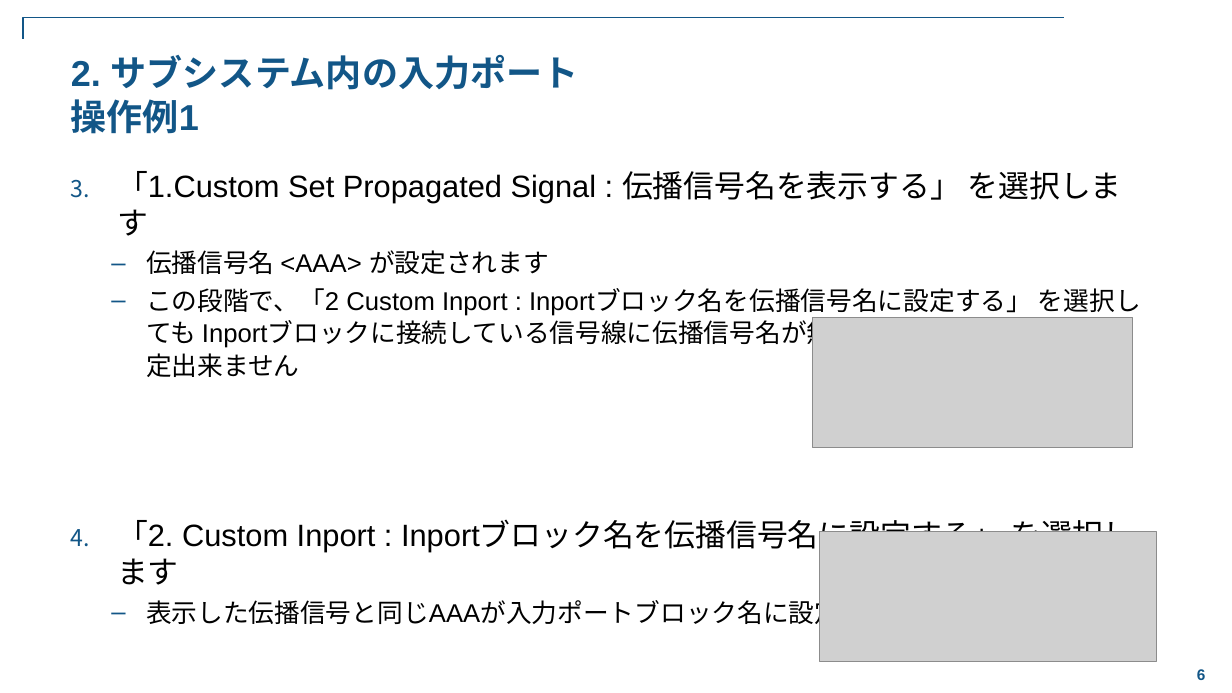
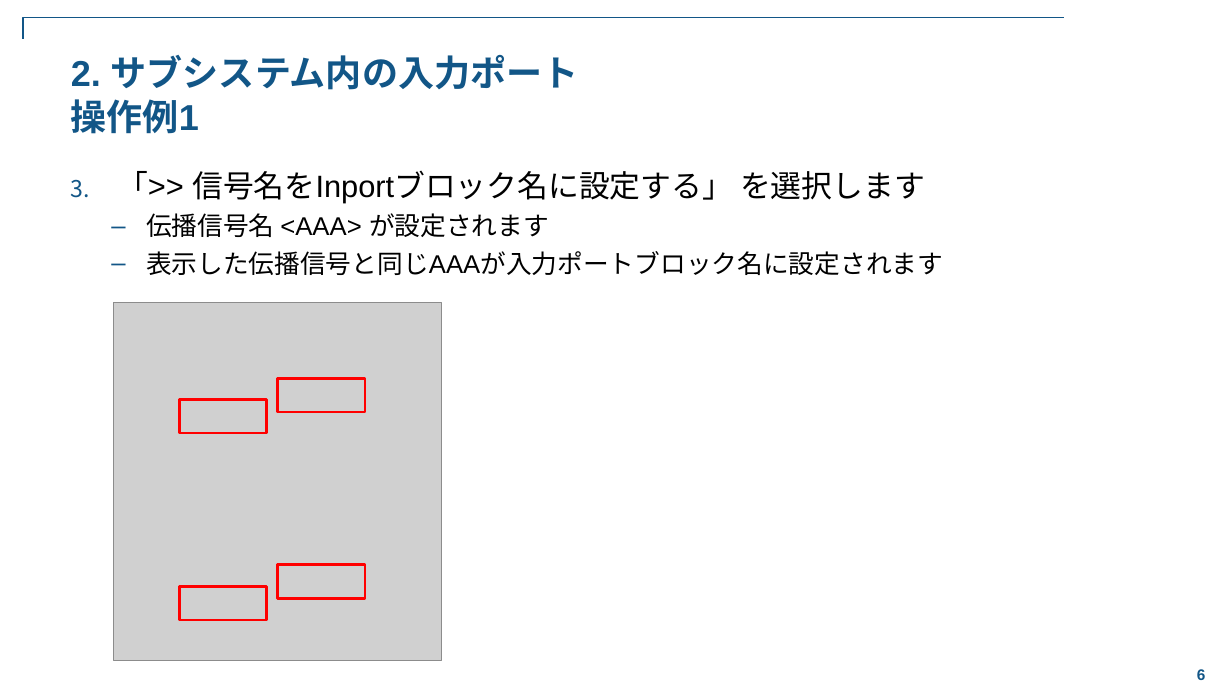
Before and after one commit to stozaki-mathworks/SetInheritedPortName-Simulink-Utility, a slide deck: slide 6 of doc/Simulink_Utility_SetInheritedPortName.pptx. Drawn at 1232x693 pixels with LibreOffice and Linux fonts; fonts in the diff are those of the drawing; grey boxes stand for pictures; background and template pictures are left out. Boxes give left, top, right and bottom in pixels: in the first picture for what was removed or moved away, otherwise in the second. Text is boxed around its words. In the diff, an @@ line names an element or a change of style, - is before the commit and + after.

Commit message:
<Update> ドキュメント及びライブラリファイル
1. ドキュメントを更新
2. サンプルモデルで使用しているライブラリを追加

```diff
--- a/doc/Simulink_Utility_SetInheritedPortName.pptx
+++ b/doc/Simulink_Utility_SetInheritedPortName.pptx
@@ text at <box>117,171,925,204</box>: text changed @@
-3. 「1.Custom Set Propagated Signal : 伝播信号名を表示する」 を選択します
+3. 「>> 信号名をInportブロック名に設定する」 を選択します
@@ text at <box>117,288,1141,585</box>: paragraphs removed @@
-  – この段階で、「2 Custom Inport : Inportブロック名を伝播信号名に設定する」 を選択しても Inportブロックに接続している信号線に伝播信号名が無いため、ブロック名は設定出来ません
-4. 「2. Custom Inport : Inportブロック名を伝播信号名に設定する」 を選択します
@@ picture added at <box>114,303,441,661</box> @@
@@ picture removed at <box>812,318,1132,447</box> @@
@@ rectangle added at <box>277,378,364,411</box>, outline #FF0000 2 pt @@
@@ rectangle added at <box>179,399,266,433</box>, outline #FF0000 2 pt @@
@@ picture removed at <box>820,531,1156,661</box> @@
@@ rectangle added at <box>277,565,364,598</box>, outline #FF0000 2 pt @@
@@ rectangle added at <box>179,587,266,620</box>, outline #FF0000 2 pt @@
```
Also in this commit, not shown: 9 other slides changed, 3 slides removed, 2 other files.
